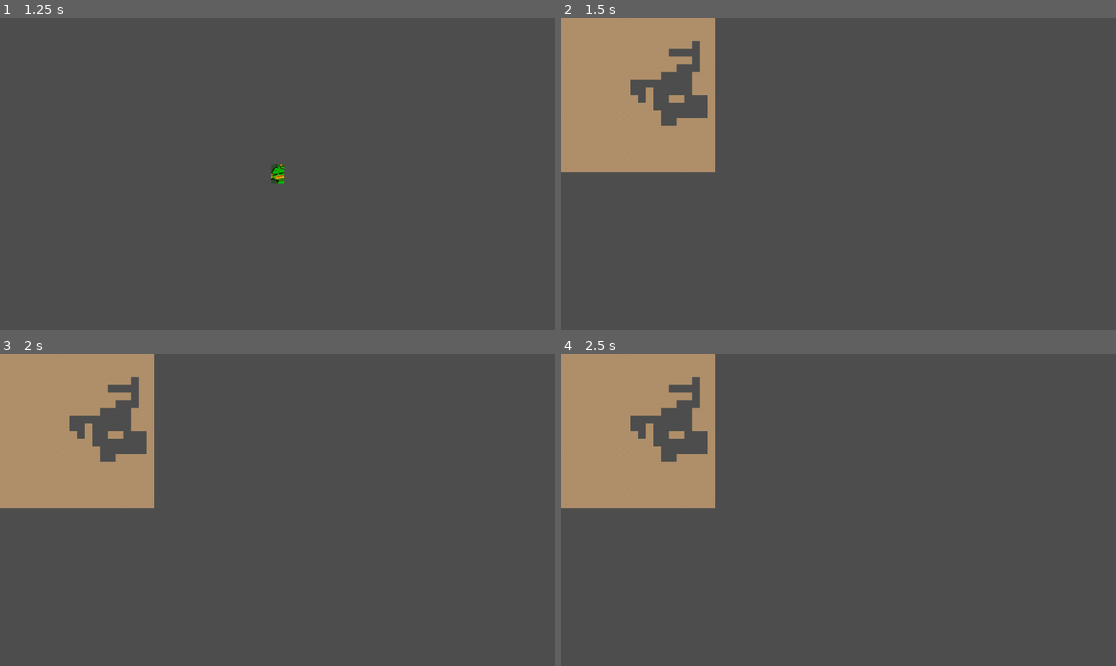
Above: before the commit, frames 1-4 (two rows, left to right).
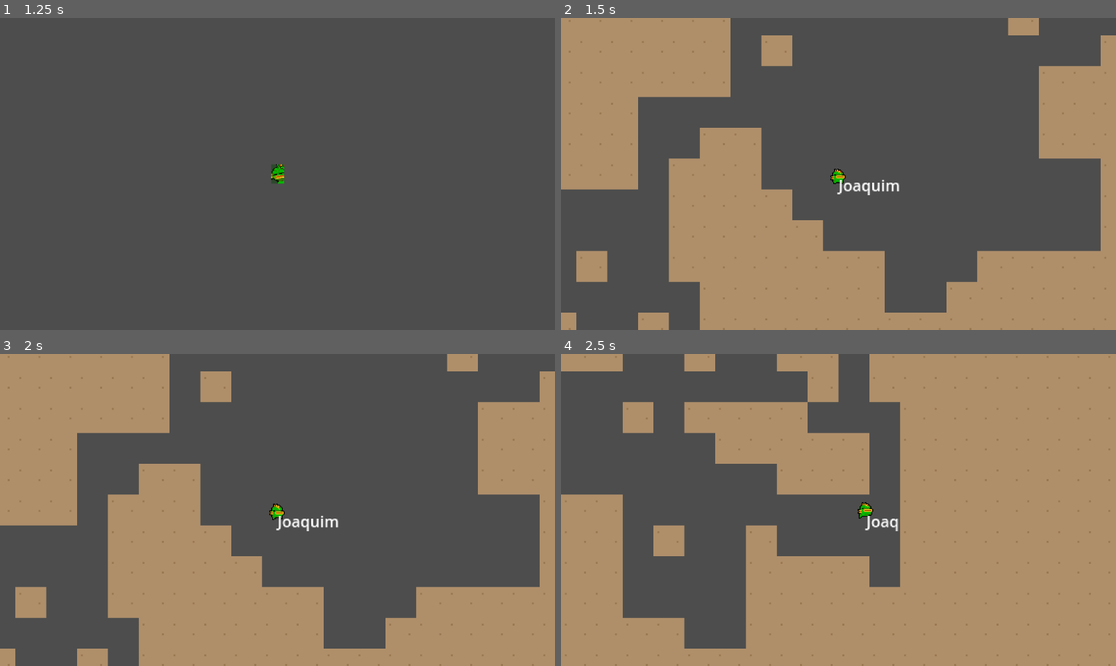
Above: after the commit, the same moments.

Repository: Tuzapeno/nuclear-throne-copy
Game: Godot game, scene res://Scenes/main_menu.tscn
The game is run twice, just before and just after one commit, with the same random seed, the same clock (stepped at 60 frames per second) and the same inputs.
Inputs (mouse positions are in pixels of both pictures, inside the frame that each line leads up to):
- Up to frame 1 (1.25 s): click "Play" at 0.5 s
- Up to frame 2 (1.5 s): click (838, 174) at 1.25 s
- Up to frame 3 (2 s): no input
- Up to frame 4 (2.5 s): tap Enter at 2 s; move the mouse to (960, 494) at 2.02 s; hold D (move_right) from 2.03 s (still down); tap U at 2.1 s

Frame 1 is identical in both runs. In frame 2, 36% of the frame differs, in the area x 0-100%, y 0-100%; in frame 3, 36%; in frame 4, 76%.

Commit message:
feat: :sparkles: Add player persistance through levels & Utils
Added player cloning when changing scenes, added Utils singleton that stores useful functions

Diff:
--- a/Scenes/player.tscn
+++ b/Scenes/player.tscn
@@ -89,9 +89,14 @@
 
 [node name="Player" type="CharacterBody2D"]
 script = ExtResource("1_armlr")
+speed = null
 
 [node name="AnimatedSprite2D" type="AnimatedSprite2D" parent="."]
 sprite_frames = SubResource("SpriteFrames_s1frk")
 animation = &"walk"
 frame = 3
 frame_progress = 0.667524
+
+[node name="Label" type="Label" parent="."]
+offset_right = 40.0
+offset_bottom = 23.0
--- a/Scenes/world.tscn
+++ b/Scenes/world.tscn
@@ -7,6 +7,7 @@
 [node name="Walls" type="Node" parent="."]
 
 [node name="Player" parent="." instance=ExtResource("1_dl60n")]
+speed = null
 
 [node name="Camera2D" type="Camera2D" parent="."]
 zoom = Vector2(2.525, 2.525)
--- a/Scripts/drunkardwalk.gd
+++ b/Scripts/drunkardwalk.gd
@@ -19,6 +19,10 @@
         Direction.RIGHT:
             position.x += 1
 
+    # Prevent out of bounds and keep the map without open walls in the edges
+    if position.x < 1 or position.x > grid_size-2 or position.y < 1 or position.y > grid_size-2:
+        position = Vector2i(grid_size / 2, grid_size / 2)
+
     position.x = clamp(position.x, 0, grid_size - 1)
     position.y = clamp(position.y, 0, grid_size - 1)
 
--- /dev/null
+++ b/Scripts/globals.gd
@@ -0,0 +1,5 @@
+extends Node
+
+var player: CharacterBody2D = null
+var tile_size: int = 32
+var half_tile: int = tile_size / 2
--- a/Scripts/level.gd
+++ b/Scripts/level.gd
@@ -1,43 +1,54 @@
 extends Node
 
-# Pseudo codigo para gerar um level
-
-# Criar uma grid de N x N inicializada em 1
-# Aplicar Drunkard Walk no centro da grid setando para 0 por onde passa
-# Player é iniciado onde o Drunkard termina.
-# itera sob a grid final criando os tiles
-
-# chão = 0
-# parede = 1
-
-@export var grid_size: int = 20
-@export var drunkward_iterations: int = 100
+@export var grid_size: int = 30
+@export var drunkward_iterations: int = 500
 
 @onready var wall_scene: PackedScene = preload("res://Scenes/wall.tscn")
+@onready var player_scene: PackedScene = preload("res://Scenes/player.tscn")
 
 var grid: PackedInt32Array = PackedInt32Array()
 
 func _ready() -> void:
-    create_grid()
-
-func create_grid() -> void:
-    grid.resize(grid_size * grid_size)
-    grid.fill(1)
-
-    var drunkman: DrunkardWalk = DrunkardWalk.new(Vector2i(grid_size / 2, grid_size / 2))
-
-    for i in range(drunkward_iterations):
-        var position: Vector2i = drunkman.move(grid_size)
-        grid[matrix_index(position.x, position.y)] = 0
-
-    # TODO: Player.instantiate() in drunkman.position
-
-    for x in range(grid_size):
-        for y in range(grid_size):
-            if grid[matrix_index(x, y)] == 1:
-                var wall: Node2D = wall_scene.instantiate()
-                wall.position = Vector2(x * 16, y * 16)
-                add_child(wall)
+	generate_level()
 
 func matrix_index(x: int, y: int) -> int:
-    return x * grid_size + y
+	return x * grid_size + y
+
+func generate_level() -> void:
+	# Initialize grid
+	grid.resize(grid_size * grid_size)
+	grid.fill(1)
+
+	# Drunkard walk
+	var drunkman: DrunkardWalk = DrunkardWalk.new(Vector2i(grid_size / 2, grid_size / 2))
+	for i in range(drunkward_iterations):
+		var position: Vector2i = drunkman.move(grid_size)
+		grid[matrix_index(position.x, position.y)] = 0
+
+	# Instantiate player if is the first time else move player to the new position
+	if Globals.player == null:
+		print("Player doesn't exist, creating a new one")
+		Globals.player = player_scene.instantiate()
+
+	add_child(Globals.player)
+	Globals.player.position = Vector2(drunkman.position.x * Globals.tile_size, drunkman.position.y * Globals.tile_size)
+	Globals.player.position += Vector2(Globals.half_tile, Globals.half_tile) # Adjust player position to the center of the tile
+
+	# Instantiate walls
+	for x in range(grid_size):
+		for y in range(grid_size):
+			if grid[matrix_index(x, y)] == 1:
+				var wall: Node2D = wall_scene.instantiate()
+				wall.position = Vector2(x * 32, y * 32)
+				add_child(wall)
+
+	# Instantiate and center camera
+	var camera: Camera2D = Camera2D.new()
+	Globals.player.add_child(camera)
+
+	# Set camera properties
+	camera.zoom = Vector2(2, 2)
+	camera.limit_bottom = grid_size * Globals.tile_size
+	camera.limit_right = grid_size * Globals.tile_size
+	camera.limit_left = 0
+	camera.limit_top = 0
--- a/Scripts/player.gd
+++ b/Scripts/player.gd
@@ -1,8 +1,18 @@
 extends CharacterBody2D
 
 @onready var animsprite2D = $AnimatedSprite2D
+@onready var label: Label = $Label
 
-const SPEED: float = 250.0
+@export var speed: float = 150.0
+
+var myName: String = ""
+
+func _init() -> void:
+  var names: Array = ["Rodolf", "Marco", "Joaquim"]
+  myName = names[randi() % names.size()]
+
+func _ready() -> void:
+  label.text = myName
 
 func _physics_process(_delta: float) -> void:
   handle_movement()
@@ -28,4 +38,4 @@
 
   movement = movement.normalized()
 
-  velocity = movement * SPEED
+  velocity = movement * speed
--- a/Scripts/scene_manager.gd
+++ b/Scripts/scene_manager.gd
@@ -1,6 +1,21 @@
 extends Node
 
+@onready var level_scene: PackedScene = preload("res://Scenes/level.tscn")
+
+func _input(event: InputEvent) -> void:
+	if event is InputEventKey:
+		if event.keycode == KEY_U:
+			change_scene(level_scene, "Level")
+
+
+
 func change_scene(scene: PackedScene, scene_name: String = "no name") -> void:
+
+	# Save player to ensure persistance
+	if Globals.player != null:
+		Globals.player = Utils.clone_node(Globals.player) as CharacterBody2D
+
+
 	match get_tree().change_scene_to_packed(scene):
 		OK:
 			print("Scene changed successfully to ", scene_name)
--- /dev/null
+++ b/Scripts/utils.gd
@@ -0,0 +1,15 @@
+extends Node
+
+
+# Clones a given node, including its properties.
+#
+# @param node The node to be cloned.
+# @return A new node that is a duplicate of the given node, with all properties copied.
+func clone_node(node: Node) -> Node:
+	var cloned_node = node.duplicate()
+	var properties = node.get_property_list()
+
+	for property in properties:
+		cloned_node.set(property.name, node.get(property.name))
+
+	return cloned_node
--- a/project.godot
+++ b/project.godot
@@ -18,6 +18,8 @@
 [autoload]
 
 SceneManager="*res://Scripts/scene_manager.gd"
+Globals="*res://Scripts/globals.gd"
+Utils="*res://Scripts/utils.gd"
 
 [debug]
 
Binary file changed: Assets/desert_tile.png
Not shown, changed: Assets/desert_tile.png.import
Not shown: 1 places in Scenes/wall.tscn that only renumber resources
